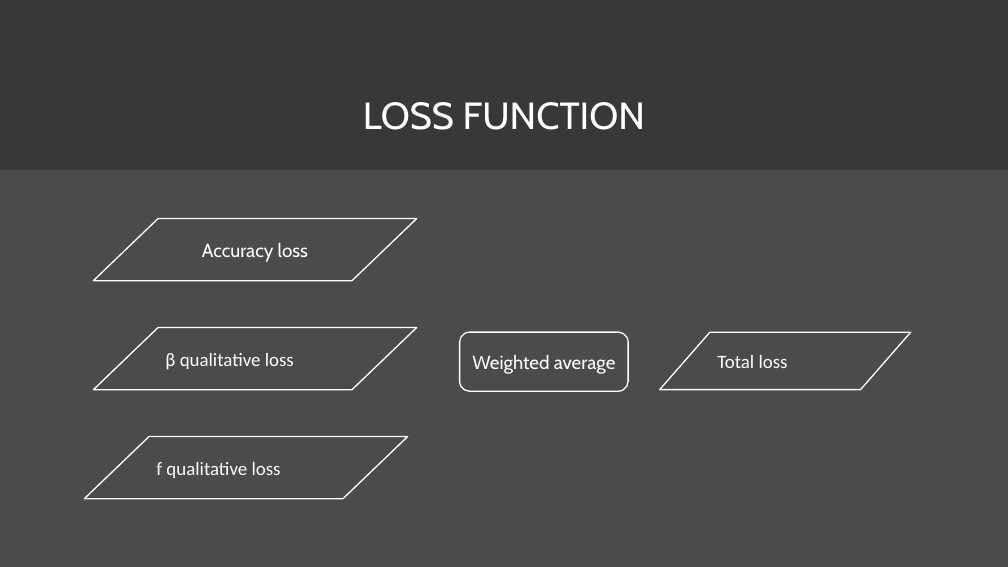
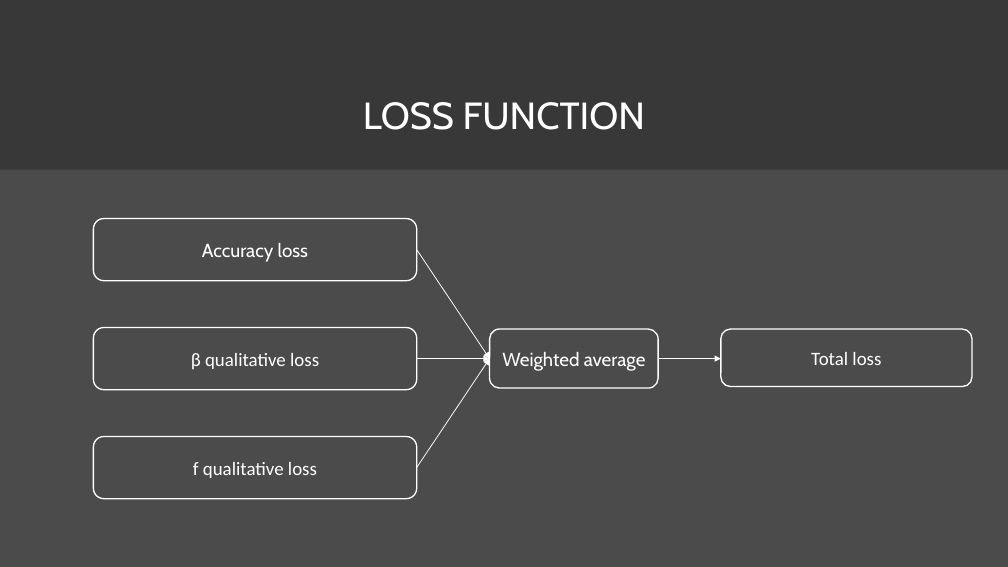
Before and after one commit to bkuwahara/predicting-2ndwaves-udes, a slide deck: slide 9 of papers/seminar.pptx. Drawn at 1008x567 pixels with LibreOffice and Linux fonts; fonts in the diff are those of the drawing; background and template pictures are left out. Boxes give left, top, right and bottom in pixels: in the first picture for what was removed or moved away, otherwise in the second. Text is boxed around its words. In the diff, an @@ line names an element or a change of style, - is before the commit and + after.

```diff
--- a/papers/seminar.pptx
+++ b/papers/seminar.pptx
@@ rounded rectangle "Accuracy loss" at box(94, 219, 417, 281): flow chart input output to rounded rectangle @@
@@ arrow added from (417, 250) to (490, 358), #FFFFFF 0.75 pt @@
@@ rounded rectangle "Weighted average": place and size @@
-rounded rectangle "Weighted average" at box(460, 332, 628, 391)
+rounded rectangle "Weighted average" at box(490, 329, 659, 388)
@@ alignment left to centre; flow chart input output to rounded rectangle in 3 elements at box(94, 327, 417, 389), box(94, 436, 417, 498), box(721, 329, 972, 386) @@
@@ rounded rectangle "Total loss": place and size @@
-rounded rectangle "Total loss" at box(660, 332, 911, 389)
+rounded rectangle "Total loss" at box(721, 329, 972, 386)
@@ arrow added from (417, 358) to (490, 358), #FFFFFF 0.75 pt @@
@@ arrow added from (417, 468) to (490, 358), #FFFFFF 0.75 pt @@
@@ arrow added from (658, 358) to (721, 358), #FFFFFF 0.75 pt @@
@@ rounded rectangle "f qualitative loss": place and size @@
-rounded rectangle "f qualitative loss" at box(85, 436, 408, 498)
+rounded rectangle "f qualitative loss" at box(94, 436, 417, 498)
```
Also in this commit, not shown: 5 slides added, 1 slide removed.
